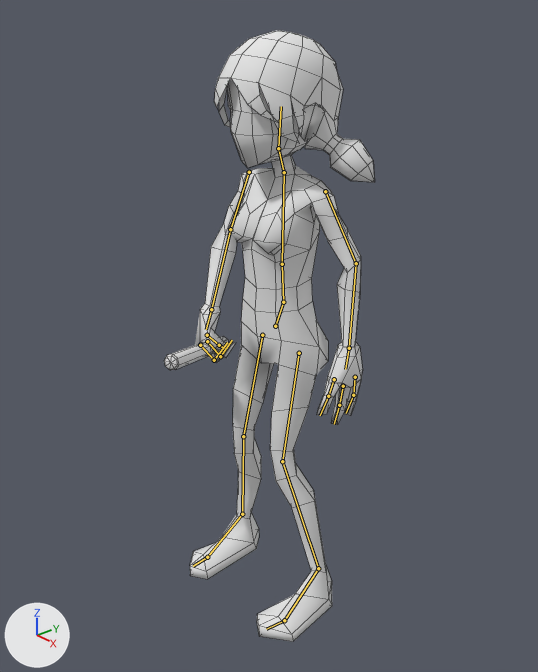
The Blender file art/wota-girl/wota-girl.blend, before and after one commit.
Rendered twice from a 50 mm camera at (1.52, -1.334, 1.798) aimed at (0.007, -0.032, 0.89). The lights are fixed; the arrows at lower left show +X, +Y and +Z. Both versions are drawn at frame 1 of the action 'LightstickUp'; the numbers are the values there. The bones that bend it are drawn over the model as lines. Mesh edges are drawn as thin lines.

In view in the first picture: 'Woman'.
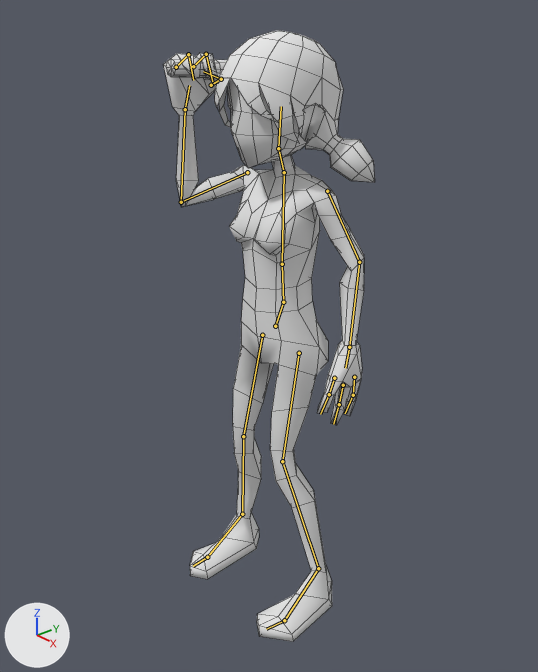
Where the change shows, as pixel boxes (x1, y1, x2, y2) in the pictures (538 x 672 px):
'Woman', posed: before (164, 30, 375, 642); after (163, 30, 375, 642)
bone 'Arm.L', root to tip: before (325, 191) to (356, 263); after (327, 191) to (359, 262)
bone 'Forearm.L', root to tip: before (356, 263) to (349, 348); after (359, 262) to (349, 347)
bone 'Hand.L', root to tip: before (349, 348) to (345, 369); after (349, 347) to (345, 368)
bone 'Arm.R', root to tip: before (249, 172) to (230, 229); after (247, 172) to (181, 202)
bone 'Forearm.R', root to tip: before (230, 229) to (211, 309); after (181, 202) to (185, 109)
bone 'Hand.R', root to tip: before (211, 309) to (206, 329); after (185, 109) to (189, 85)

Patch to the scene script:
```diff
--- a/art/wota-girl/wota-girl.blend.py
+++ b/art/wota-girl/wota-girl.blend.py
@@ bone_torso @@
 bone_torso = bpy.data.objects['Woman.Skel'].pose.bones['Torso']  # child of 'Hips'
-bone_torso.rotation_quaternion = (1.0, 0.0, 0.0, 0.0)  # degrees (0, 0, 0)
+bone_torso.rotation_quaternion = (0.997, 0.0, 0.022, 0.0)  # degrees (0, 2, 0)
@@ bone_arm_l @@
 bone_arm_l = bpy.data.objects['Woman.Skel'].pose.bones['Arm.L']  # child of 'Torso'
-bone_arm_l.rotation_quaternion = (0.858, 0.109, 0.039, 0.5)  # degrees (13, -2, 60)
+bone_arm_l.rotation_quaternion = (0.864, 0.111, 0.039, 0.488)  # degrees (13, -2, 59)
@@ bone_forearm_l @@
 bone_forearm_l = bpy.data.objects['Woman.Skel'].pose.bones['Forearm.L']  # child of 'Arm.L'
-bone_forearm_l.rotation_quaternion = (0.96, -0.038, 0.002, 0.276)  # degrees (-4, 1, 32)
+bone_forearm_l.rotation_quaternion = (0.95, -0.052, -0.003, 0.295)  # degrees (-6, 1, 34)
@@ bone_hand_l @@
 bone_hand_l = bpy.data.objects['Woman.Skel'].pose.bones['Hand.L']  # child of 'Forearm.L'
-bone_hand_l.rotation_quaternion = (1.0, 0.0, 0.0, 0.0)  # degrees (0, 0, 0)
+bone_hand_l.rotation_quaternion = (0.998, -0.005, 0.016, -0.01)  # degrees (-1, 2, -1)
@@ bone_arm_r @@
 bone_arm_r = bpy.data.objects['Woman.Skel'].pose.bones['Arm.R']  # child of 'Torso'
-bone_arm_r.rotation_quaternion = (0.869, -0.111, -0.146, -0.459)  # degrees (-4, -21, -55)
+bone_arm_r.rotation_quaternion = (0.737, -0.385, 0.352, -0.363)  # degrees (-64, 15, -62)
@@ bone_forearm_r @@
 bone_forearm_r = bpy.data.objects['Woman.Skel'].pose.bones['Forearm.R']  # child of 'Arm.R'
-bone_forearm_r.rotation_quaternion = (0.955, -0.185, -0.029, -0.231)  # degrees (-20, -8, -26)
+bone_forearm_r.rotation_quaternion = (0.465, -0.767, 0.382, -0.121)  # degrees (-122, 10, -47)
@@ bone_hand_r @@
 bone_hand_r = bpy.data.objects['Woman.Skel'].pose.bones['Hand.R']  # child of 'Forearm.R'
-bone_hand_r.rotation_quaternion = (1.0, 0.0, 0.0, 0.0)  # degrees (0, 0, 0)
+bone_hand_r.rotation_quaternion = (0.985, 0.01, -0.117, -0.053)  # degrees (2, -13, -6)
```
